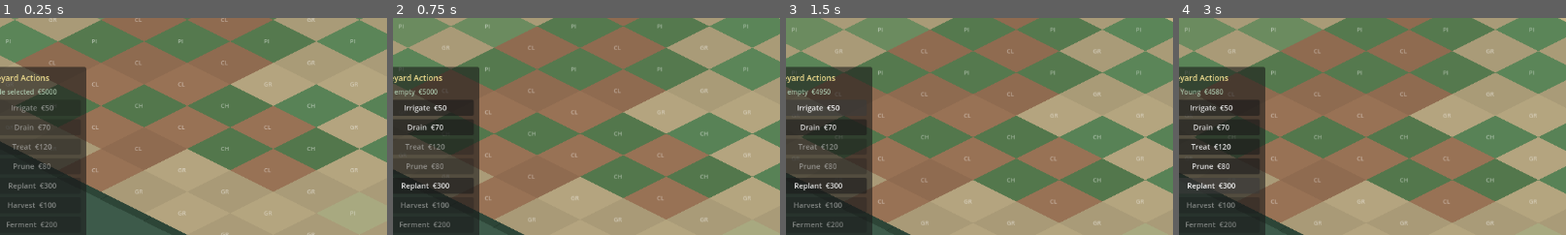
Above: before the commit, frames 1-4 (left to right).
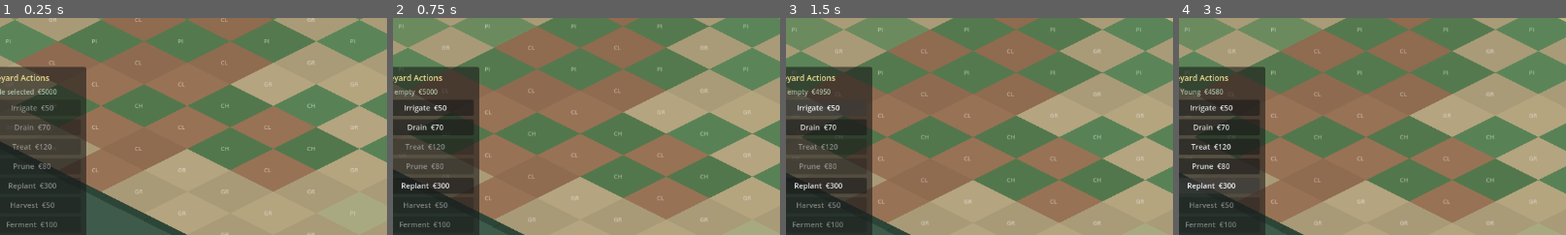
Above: after the commit, the same moments.

Repository: blayres/winery-simulator
Game: Godot game, scene res://scenes/world/World.tscn
Two runs of this game, one before a commit and one after it. Both use one fixed random seed, a clock stepped at 60 frames per second and the inputs below.
Inputs (mouse positions are % of the whole screen's width and height, from its top left):
- Up to frame 1 (0.25 s): no input
- Up to frame 2 (0.75 s): tap Enter at 0.5 s; drag from (61, 1) to (78, 15) at 0.52 s
- Up to frame 3 (1.5 s): click "Irrigate €50" at 1.25 s
- Up to frame 4 (3 s): click "Drain €70" at 2 s; click "Replant €300" at 2.75 s
The pictures show only the part of the screen within x 4-54%, y 35-85%; the shares and areas given below are measured in that part.

The runs differ from the first frame. In frame 1, 0.2% of the frame differs, in the area x 2-15%, y 84-97%; in frame 2, 0.2%; in frame 3, 0.2%; in frame 4, 0.2%.

Commit message:
fix: mvp economy and wine balance

Diff:
--- a/autoload/FermentationManager.gd
+++ b/autoload/FermentationManager.gd
@@ -241,7 +241,7 @@
 
 	# ── Freshness — from acidity + method ─────────────────────────────────
 	var freshness_bonus: float = float(mods.get("freshness_bonus", 0.0))
-	b.freshness = clampf(lot.acidity_level * 0.8 + freshness_bonus, 0.0, 1.0)
+	b.freshness = clampf(lot.acidity_level * 0.7 + freshness_bonus, 0.0, 1.0)
 
 	# ── Body — from ripeness, productivity, and grape quality ─────────────
 	b.body = clampf(
@@ -251,26 +251,28 @@
 
 	# ── Complexity — from grape quality + method ──────────────────────────
 	var complexity_bonus: float = float(mods.get("complexity_bonus", 0.0))
-	b.complexity = clampf(lot.estimated_grape_quality * 0.75 + complexity_bonus, 0.0, 1.0)
+	b.complexity = clampf(lot.estimated_grape_quality * 0.80 + complexity_bonus, 0.0, 1.0)
 
 	# ── Oak influence — purely from method ────────────────────────────────
 	b.oak_influence = clampf(float(mods.get("oak_influence", 0.0)), 0.0, 1.0)
 
-	# ── Wine quality — weighted combination ──────────────────────────────
+	# ── Wine quality — grape_quality is the primary driver (50%).
+	# Freshness and body provide a floor; complexity adds nuance.
+	# This keeps quality range meaningful: ~0.25 (poor) to ~0.55 (excellent).
 	var quality_mult: float = float(mods.get("quality_multiplier", 1.0))
 	var raw_quality: float  = (
-		lot.estimated_grape_quality * 0.40 +
-		b.freshness                 * 0.20 +
+		lot.estimated_grape_quality * 0.50 +
+		b.freshness                 * 0.15 +
 		b.body                      * 0.15 +
-		b.complexity                * 0.25
+		b.complexity                * 0.20
 	)
 	b.wine_quality = clampf(raw_quality * quality_mult, 0.0, 1.0)
 
 	# ── Bottle estimate — productivity × method multiplier ────────────────
 	var bottles_mult: float = float(mods.get("bottles_multiplier", 1.0))
-	# Base: 400 bottles per tile at full productivity.
-	b.bottles_estimated = int(400.0 * lot.productivity * bottles_mult)
-	b.bottles_estimated = maxi(b.bottles_estimated, 12)   # minimum 12 bottles
+	# Base: 500 bottles per tile at full productivity (was 400).
+	b.bottles_estimated = int(500.0 * lot.productivity * bottles_mult)
+	b.bottles_estimated = maxi(b.bottles_estimated, 24)   # minimum 24 bottles
 
 	# ── Aging potential — computed last (needs all other fields set) ──────
 	WineAgingProcessor.compute_aging_potential(b)
--- a/autoload/HarvestManager.gd
+++ b/autoload/HarvestManager.gd
@@ -176,25 +176,37 @@
 	return lot
 
 
-## Grape quality formula — all factors contribute, quality_potential caps ceiling.
+## Grape quality formula — additive condition score with soft floors on modifiers.
+##
+## The old formula multiplied 5+ factors together, compressing the range to 0.05–0.35.
+## This formula uses an additive condition score so good ripeness/sugar/acidity
+## can produce meaningful quality even with imperfect vine health.
+## quality_potential still acts as a hard ceiling.
 func _compute_quality(data: TileSimData) -> float:
-	# Ripeness timing: peak at 0.80–0.90, penalty for under/over.
+	# Ripeness timing: peak at 0.75–0.95, penalty outside that window.
 	var ripe_score: float
 	if data.ripeness < 0.75:
-		ripe_score = data.ripeness / 0.75  # underripe penalty
+		ripe_score = data.ripeness / 0.75        # underripe penalty
 	elif data.ripeness > 0.95:
 		ripe_score = 1.0 - (data.ripeness - 0.95) * 3.0  # overripe penalty
 	else:
-		ripe_score = 1.0  # ideal window
-
-	# Sugar/acidity balance: reward when both are meaningful.
-	var balance: float = (data.sugar_level * 0.5 + data.acidity_level * 0.5)
-
-	# Vine condition modifiers.
-	var health_mod:   float = data.vine_health
-	var prod_mod:     float = data.productivity
-	var disease_mod:  float = 1.0 - data.disease_risk * 0.5
-
-	var raw: float = ripe_score * balance * health_mod * prod_mod * disease_mod
-	# Quality potential is the ceiling.
+		ripe_score = 1.0                          # ideal window
+
+	# Additive condition score from ripeness, sugar, and acidity.
+	# Each contributes independently — a great sugar year can compensate
+	# for slightly low acidity.
+	var condition: float = ripe_score * 0.35 + data.sugar_level * 0.35 \
+			+ data.acidity_level * 0.30
+
+	# Vine health: floor at 0.50 so even stressed vines produce something.
+	var health_factor: float = 0.50 + data.vine_health * 0.50
+
+	# Disease: floor at 0.85 — disease hurts but doesn't zero out quality.
+	var disease_factor: float = 0.85 + (1.0 - data.disease_risk) * 0.15
+
+	# Productivity: floor at 0.60 — low-yield vines still make decent wine.
+	var prod_factor: float = 0.60 + data.productivity * 0.40
+
+	var raw: float = condition * health_factor * disease_factor * prod_factor
+	# quality_potential is the hard ceiling (soil + terroir).
 	return clampf(raw * data.quality_potential, 0.0, 1.0)
--- a/autoload/WineMarket.gd
+++ b/autoload/WineMarket.gd
@@ -8,11 +8,16 @@
 ##   - Emits signals for UI and future systems (reputation, critics, etc.).
 ##
 ## Price formula:
-##   base_per_bottle = 8 + wine_quality × 22        (€8–€30 per bottle)
-##   maturity_mult   = stage bonus (peak +20%, declining -10%)
-##   aging_mult      = 1 + age_years × 0.04          (+4% per year aged)
+##   base_per_bottle = 4 + wine_quality × 14        (€4–€18 per bottle)
+##   maturity_mult   = stage bonus (peak +25%, declining -15%)
+##   aging_mult      = 1 + age_years × 0.05          (+5% per year aged)
 ##   prestige_mult   = grape variety prestige factor
 ##   total = base_per_bottle × maturity_mult × aging_mult × prestige_mult × bottles
+##
+## Balance targets (MVP pass):
+##   Poor wine (wq~0.25):    ~€1000–€2000 at year 0
+##   Typical wine (wq~0.42): ~€3000–€5000 at year 0, ~€5000–€7000 at peak
+##   Good wine (wq~0.53):    ~€5000–€7000 at year 0, ~€8000–€12000 at peak
 ##
 ## Architecture:
 ##   WineMarket is the ONLY place that modifies player_money.
@@ -28,20 +33,22 @@
 # ─── Constants ────────────────────────────────────────────────────────────────
 const STARTING_MONEY: float = 5000.0
 
-# Base price per bottle at quality 0 = €8, quality 1.0 = €30.
-const BASE_PRICE_MIN:  float = 8.0
-const BASE_PRICE_RANGE: float = 22.0
+# Base price per bottle: quality 0.0 = €4, quality 1.0 = €18.
+# Narrower range than before so quality differentiation is meaningful
+# without making bad wine worthless or good wine absurdly expensive.
+const BASE_PRICE_MIN:   float = 4.0
+const BASE_PRICE_RANGE: float = 14.0
 
 # Maturity stage price multipliers.
 const MATURITY_MULT: Dictionary = {
 	"young":      1.00,
 	"developing": 1.10,
-	"peak":       1.20,
-	"declining":  0.90,
+	"peak":       1.25,   # was 1.20 — peak wine is meaningfully better
+	"declining":  0.85,   # was 0.90 — declining wine is noticeably worse
 }
 
-# Aging bonus per year (4% per year).
-const AGING_BONUS_PER_YEAR: float = 0.04
+# Aging bonus per year (5% per year, was 4%).
+const AGING_BONUS_PER_YEAR: float = 0.05
 
 # Grape variety prestige multipliers.
 # Higher = more prestigious variety = higher price.
--- a/data/simulation/vineyard_sim_config.json
+++ b/data/simulation/vineyard_sim_config.json
@@ -35,8 +35,8 @@
       "treat":       120.0,
       "prune":        80.0,
       "replant":     300.0,
-      "harvest":     100.0,
-      "ferment":     200.0
+      "harvest":      50.0,
+      "ferment":     100.0
     }
   },
   "ripeness": {
--- a/scripts/GrapeLot.gd
+++ b/scripts/GrapeLot.gd
@@ -49,12 +49,13 @@
 
 
 ## Quality tier label for UI display.
+## Thresholds calibrated to the actual grape_quality output range (~0.20–0.55).
 func quality_label() -> String:
-	if estimated_grape_quality >= 0.85:
+	if estimated_grape_quality >= 0.50:
 		return "Exceptional"
-	elif estimated_grape_quality >= 0.70:
+	elif estimated_grape_quality >= 0.38:
 		return "Good"
-	elif estimated_grape_quality >= 0.50:
+	elif estimated_grape_quality >= 0.25:
 		return "Average"
 	else:
 		return "Poor"
--- a/scripts/WineAgingProcessor.gd
+++ b/scripts/WineAgingProcessor.gd
@@ -114,6 +114,8 @@
 
 
 ## Bell-curve quality: rises to peak_year, then declines.
+## Starts at 70% of peak quality at creation (age=0) to avoid a year-1 quality crash.
+## The curve reaches 1.0 (full peak quality) at peak_year, then falls.
 static func _quality_at_age(batch: WineBatch, peak_year: int) -> float:
 	var age: float  = float(batch.age_years)
 	var peak: float = float(peak_year)
@@ -123,12 +125,14 @@
 
 	var curve: float
 	if t <= 1.0:
-		# Rising phase: smooth ease-in to peak.
-		curve = t * t * (3.0 - 2.0 * t)   # smoothstep
+		# Rising phase: smoothstep from 0→1, then offset so it starts at 0.70.
+		# curve(0) = 0.70, curve(1) = 1.00 — no quality crash in year 1.
+		var ss: float = t * t * (3.0 - 2.0 * t)   # smoothstep 0→1
+		curve = 0.70 + 0.30 * ss
 	else:
 		# Declining phase: steeper fall after peak.
 		var over: float = t - 1.0
-		curve = 1.0 - clampf(over * over * 1.5, 0.0, 1.0)
+		curve = maxf(1.0 - over * over * 1.5, 0.0)
 
 	# Scale by the batch's base quality (aging can't exceed original ceiling).
 	var base_quality: float = (
--- a/scripts/WineBatch.gd
+++ b/scripts/WineBatch.gd
@@ -86,12 +86,13 @@
 
 
 ## Quality tier label.
+## Thresholds calibrated to the actual wine_quality output range (~0.25–0.55).
 func quality_label() -> String:
-	if wine_quality >= 0.85:
+	if wine_quality >= 0.60:
 		return "Exceptional"
-	elif wine_quality >= 0.70:
+	elif wine_quality >= 0.45:
 		return "Good"
-	elif wine_quality >= 0.50:
+	elif wine_quality >= 0.30:
 		return "Average"
 	else:
 		return "Poor"
